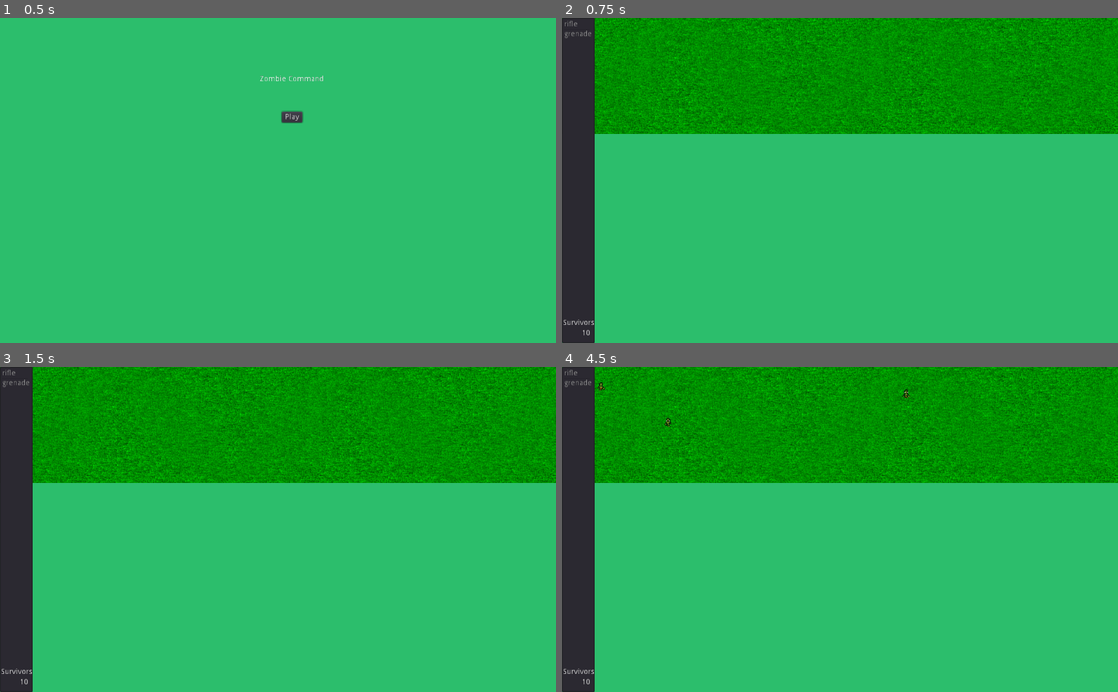
Above: before the commit, frames 1-4 (two rows, left to right).
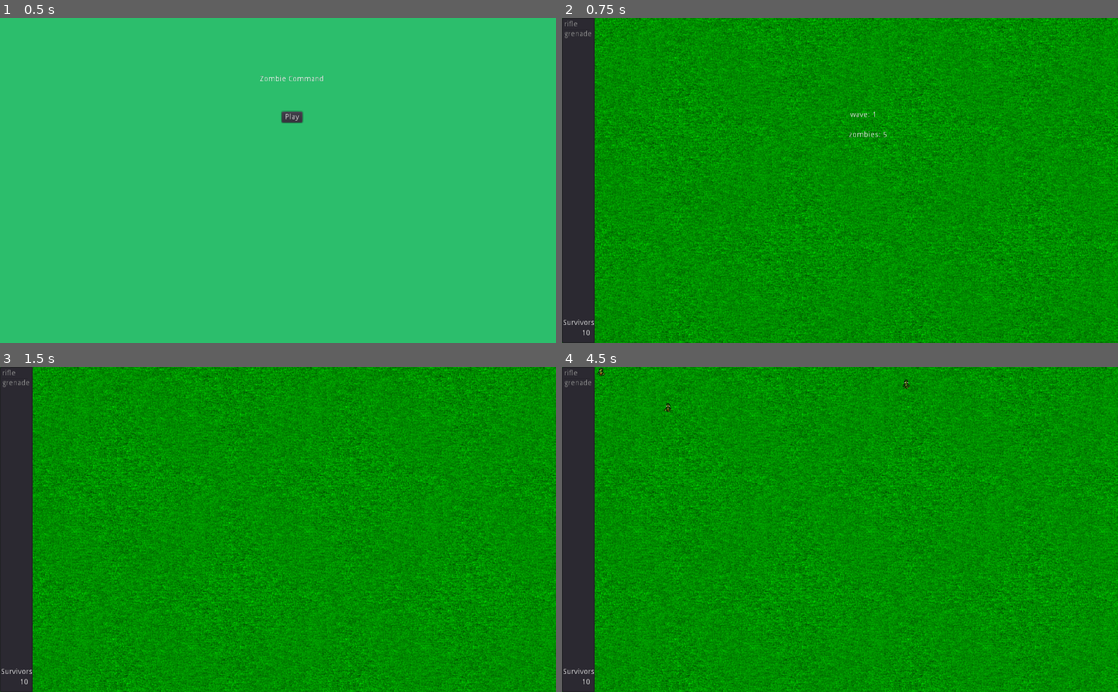
Above: after the commit, the same moments.

Repository: StarboySean/ZombieCommand
Game: Godot game, scene res://Source/Main.tscn
Two runs of this game, one before a commit and one after it. Both use one fixed random seed, a clock stepped at 60 frames per second and the inputs below. Sound files missing from this copy of the repository are replaced by a short silence.
Inputs (mouse positions are in pixels of both pictures, inside the frame that each line leads up to):
- Up to frame 1 (0.5 s): no input
- Up to frame 2 (0.75 s): click "Play" at 0.5 s
- Up to frame 3 (1.5 s): tap Enter at 1.25 s; move the mouse to (400, 513) at 1.27 s; press the mouse at (400, 513) at 1.28 s
- Up to frame 4 (4.5 s): tap Space at 2, 3.5 s; move the mouse to (728, 545) at 2.02 s; release the mouse at (728, 545) at 2.03 s; click (728, 545) at 2.1 s; tap Enter at 2.75, 4.25 s; move the mouse to (895, 458) at 2.77 s; press the mouse at (895, 458) at 2.78 s; move the mouse to (812, 594) at 3.52 s; release the mouse at (812, 594) at 3.53 s; click (812, 594) at 3.6 s; move the mouse to (1006, 578) at 4.27 s; press the mouse at (1006, 578) at 4.28 s

Frame 1 is identical in both runs. In frame 2, 61% of the frame differs, in the area x 0-100%, y 28-100%; in frame 3, 61%; in frame 4, 61%, in the area x 0-100%, y 0-100%.

Commit message:
waves added

Diff:
--- a/Source/Background.gd
+++ b/Source/Background.gd
@@ -18,6 +18,8 @@
 			sprite.position = position
 			position.x += Grass.get_size().x
 			add_child(sprite)
+		position.x = 0.0
+		position.y += Grass.get_size().y
 # Called every frame. 'delta' is the elapsed time since the previous frame.
 #func _process(delta):
 #	pass
--- a/Source/Game.gd
+++ b/Source/Game.gd
@@ -1,9 +1,24 @@
 extends Node2D
+
+var waves := [{"zombie0" : 5, "rifle" : 90, "grenade" : 10}, {"zombie0" : 10, "rifle" : 90, "grenade" : 10}]
+var wave := 0
+var started := false
+onready var zombies := 0
+onready var zombiesSpawn := 0
+onready var zombiesKilled := 0
+
 
 export var starting_lives := 10
 var Zombie0 = preload("res://Source/Zombie-0.tscn")
+
 func _ready():
-	 $SurvivorCount.text = str(starting_lives)
+	for key in waves[wave]:
+		if key[0] == "z":
+			zombies += waves[wave][key]
+	$SurvivorCount.text = str(starting_lives)
+	$Wave.text = "wave: " + str(wave+1)
+	$Zombies.text = "zombies: " + str(zombies)
+	$Weapons.disabled = true
 
 func _on_Spawner_timeout():
 	var zombie0 = Zombie0.instance()
@@ -27,3 +42,20 @@
 	$SurvivorCount.text = str(lives)
 	if not lives:
 		get_tree().change_scene("res://Source/GameOver.tscn")
+
+func _on_zombie_die():
+	zombiesKilled += 1
+	if zombiesKilled >= zombies:
+		var next = load("res://src/game.tscn").instance()
+		next.wave = wave +1
+		get_tree().change_scene_to(next)
+
+func _input(event):
+	if started:
+		return
+	if event is InputEventMouseButton and event.is_action_pressed("fire"):
+		started = true
+		$Wave.visible = false
+		$Spawner.start()
+		$Weapons.disabled = false
+		$Zombies.visible = false
--- a/Source/Game.tscn
+++ b/Source/Game.tscn
@@ -12,7 +12,6 @@
 [node name="Background" parent="." instance=ExtResource( 5 )]
 
 [node name="Spawner" type="Timer" parent="."]
-autostart = true
 
 [node name="Weapons" parent="." instance=ExtResource( 2 )]
 
@@ -44,5 +43,23 @@
 "_edit_use_anchors_": false
 }
 
+[node name="Wave" type="Label" parent="."]
+margin_left = 530.791
+margin_top = 171.633
+margin_right = 570.791
+margin_bottom = 185.633
+__meta__ = {
+"_edit_use_anchors_": false
+}
+
+[node name="Zombies" type="Label" parent="."]
+margin_left = 527.613
+margin_top = 208.714
+margin_right = 567.613
+margin_bottom = 222.714
+__meta__ = {
+"_edit_use_anchors_": false
+}
+
 [connection signal="timeout" from="Spawner" to="." method="_on_Spawner_timeout"]
 [connection signal="rifle" from="Weapons" to="." method="_on_Weapons_rifle"]
--- a/Source/Weapons.gd
+++ b/Source/Weapons.gd
@@ -1,6 +1,7 @@
 extends ItemList
 signal rifle(at)
 signal grenade(at)
+var disabled := false
 
 const Explosion := preload("res://Source/Explosion.tscn")
 enum Weapon{
@@ -9,6 +10,8 @@
 	GRENADE
 }
 func fire(at: Vector2):
+	if disabled:
+		return
 	if at.x <= rect_size.x:
 		return
 	var parent = get_parent()
